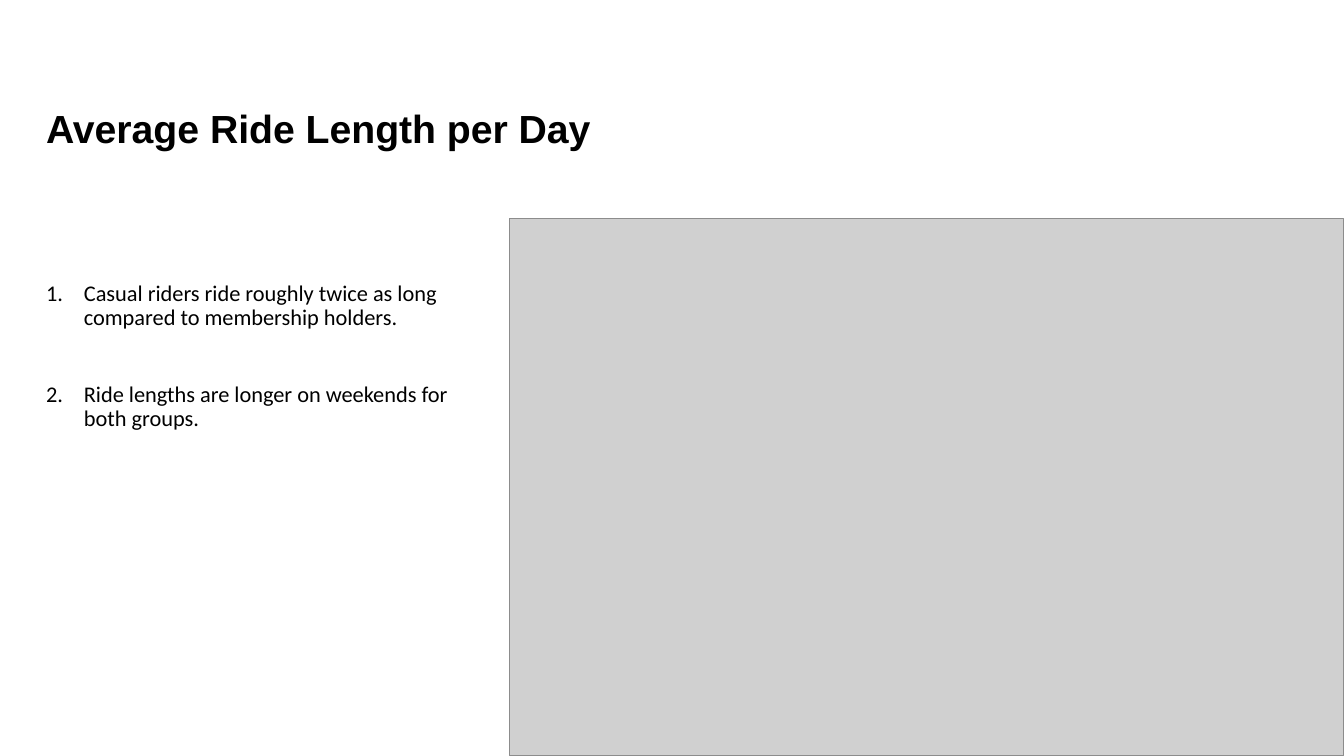
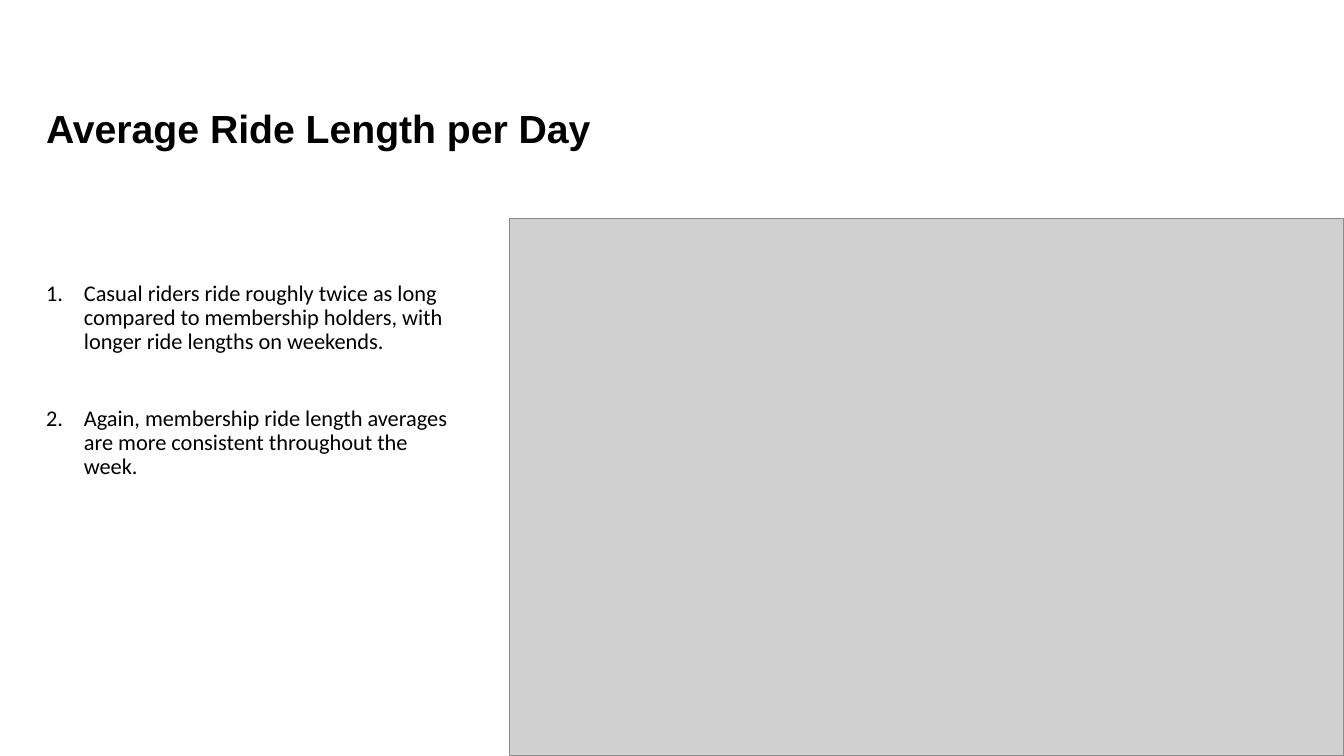
Before and after one commit to jason-heller/Rideshare-Case-Study, a slide deck: slide 12 of analysis_presentation.pptx (slide 8 before the commit). Drawn at 1344x756 pixels with LibreOffice and Linux fonts; fonts in the diff are those of the drawing; grey boxes stand for pictures. Boxes give left, top, right and bottom in pixels: in the first picture for what was removed or moved away, otherwise in the second. Text is boxed around its words. In the diff, an @@ line names an element or a change of style, - is before the commit and + after.

```diff
--- a/analysis_presentation.pptx
+++ b/analysis_presentation.pptx
@@ text at <box>84,285,447,474</box>: text changed @@
-1. Casual riders ride roughly twice as long compared to membership holders.
-2. Ride lengths are longer on weekends for both groups.
+1. Casual riders ride roughly twice as long compared to membership holders, with longer ride lengths on weekends.
+2. Again, membership ride length averages are more consistent throughout the week.
```
Also in this commit, not shown: 2 other slides changed, 6 slides added.
